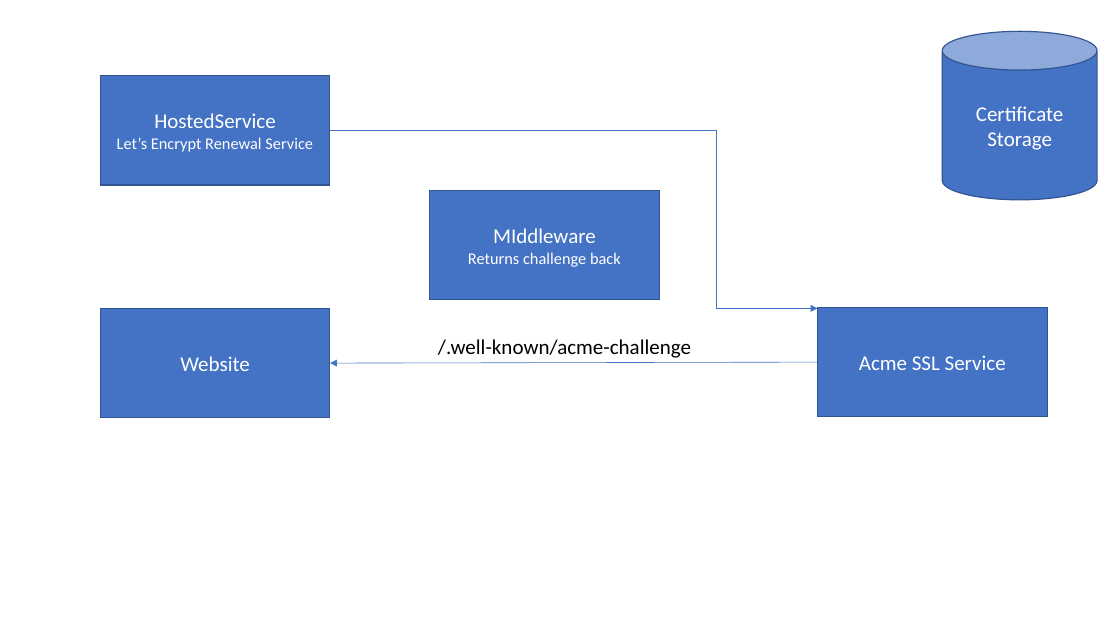
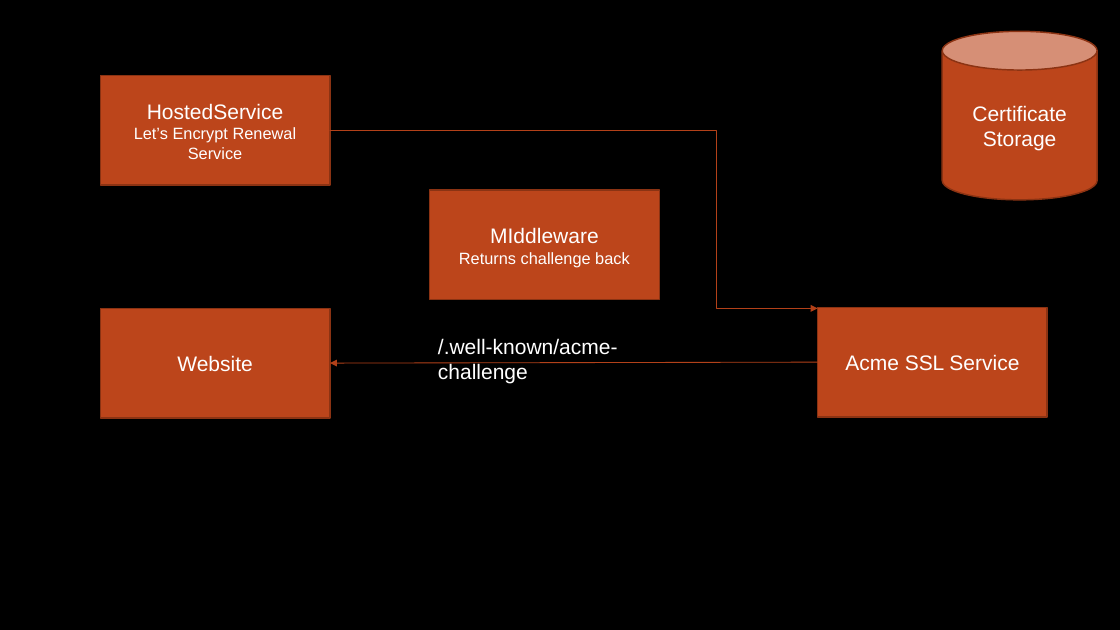
Before and after one commit to kdcllc/Bet.Extensions, a slide deck: slide 2 of Diagrams.pptx (slide 1 before the commit). Drawn at 1120x630 pixels with LibreOffice and Linux fonts; fonts in the diff are those of the drawing; background and template pictures are left out. Boxes give left, top, right and bottom in pixels: in the first picture for what was removed or moved away, otherwise in the second. Text is boxed around its words. In the diff, an @@ line names an element or a change of style, - is before the commit and + after.

```diff
--- a/Diagrams.pptx
+++ b/Diagrams.pptx
@@ background #FFFFFF to picture (left out) @@
@@ elbow arrow (330, 130) - (818, 308): stroke #4472C4 0.5 pt to #B4421A 0.75 pt @@
@@ font Calibri to Arial; fill #4472C4 to #BC451B; outline #325491 1 pt to #8B3314 1.25 pt in 5 elements at (x1=100, y1=76, x2=329, y2=185), (x1=943, y1=31, x2=1097, y2=200), (x1=100, y1=308, x2=329, y2=418), (x1=818, y1=308, x2=1047, y2=417), (x1=430, y1=190, x2=660, y2=299) @@
@@ text "/.well-known/acme-challenge" at (x1=438, y1=338, x2=618, y2=383): font Calibri to Arial, text colour #000000 to #FFFFFF @@
@@ arrow (818, 362) - (330, 363): stroke #4472C4 0.5 pt to #B4421A 0.75 pt @@
```
Also in this commit, not shown: 1 slide added, 42 other files.
